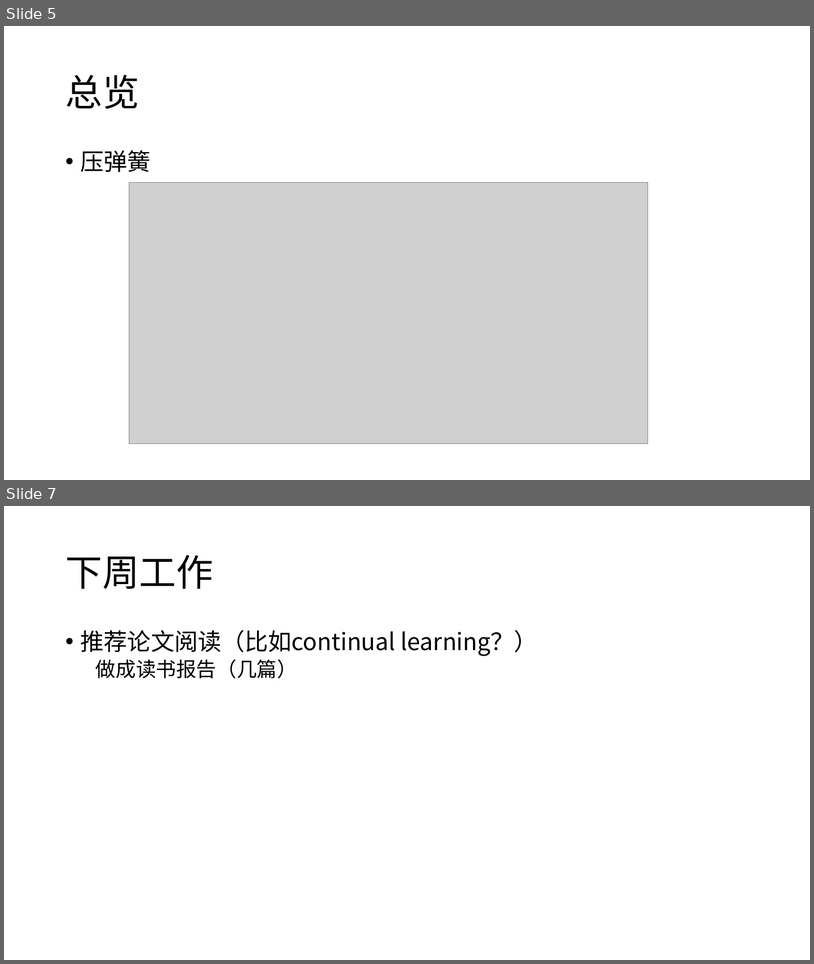
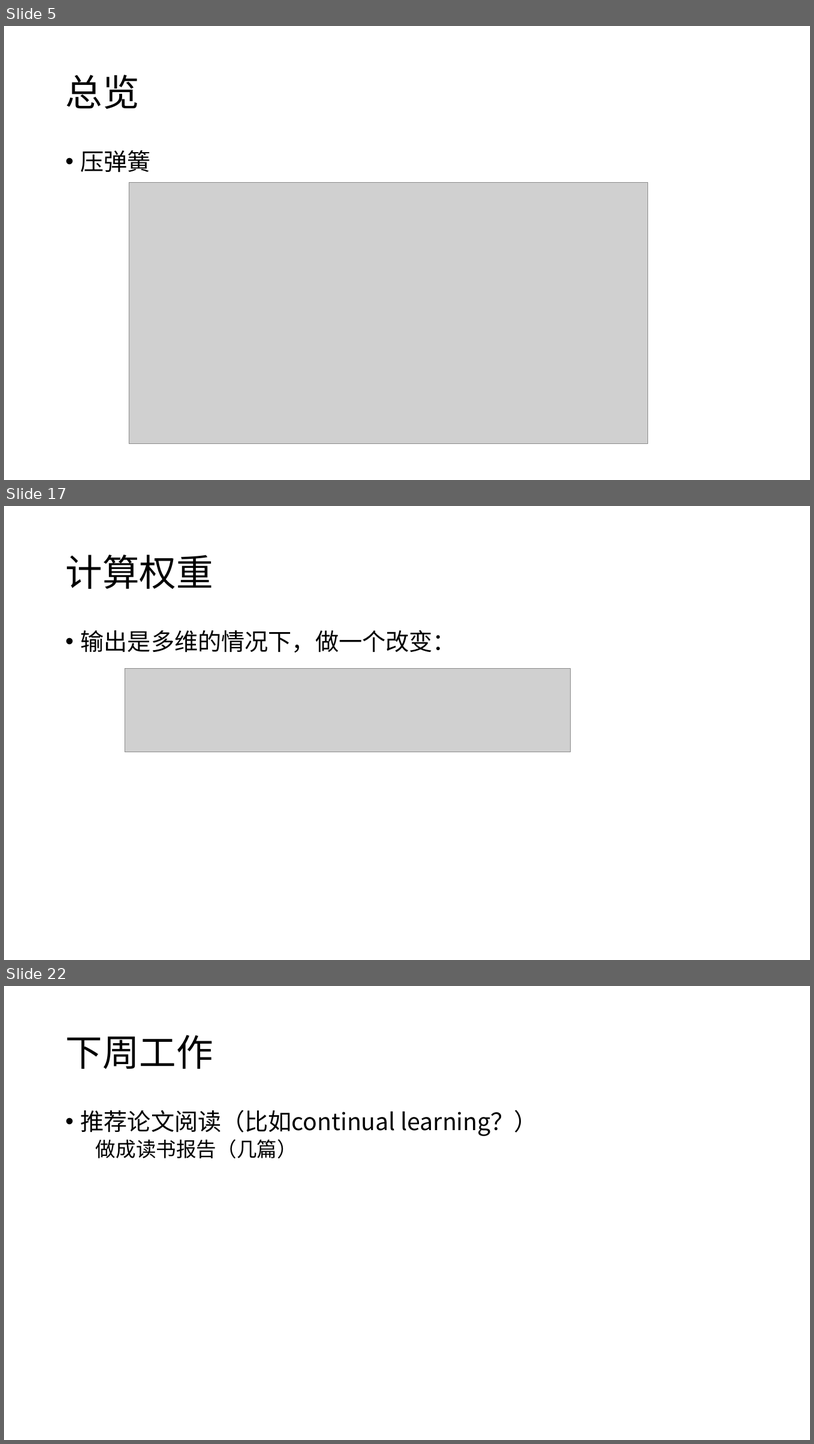
Before and after one commit to tchennech/Linux, a slide deck: 陈文儒.pptx. Shown one above the other, each under a label of ours: slides 5 and 7 before the commit, slides 5, 17 and 22 after it; the slides between them are not shown. The pictures are 814x964 and 814x1444 pixels, drawn with LibreOffice and Linux fonts; fonts in the diff are those of the drawing; grey boxes stand for pictures. Boxes give left, top, right and bottom in pixels: in the first picture for what was removed or moved away, otherwise in the second. Text is boxed around its words. In the diff, an @@ line names an element or a change of style, - is before the commit and + after.

```diff
--- a/陈文儒.pptx
+++ b/陈文儒.pptx
@@ slide 17 added at bbox=[4, 506, 810, 960], background #FFFFFF @@
@@ title added at bbox=[65, 555, 213, 589], 44 pt, text #000000 @@
+计算权重
@@ text added at bbox=[81, 630, 456, 652], 28 pt, text #000000 @@
+• 输出是多维的情况下，做一个改变：
@@ picture added at bbox=[125, 669, 571, 752] @@
@@ what was slide 7 is now slide 22 @@
```
Also in this commit, not shown: 1 slide changed, 14 other slides added, 5 other files.
